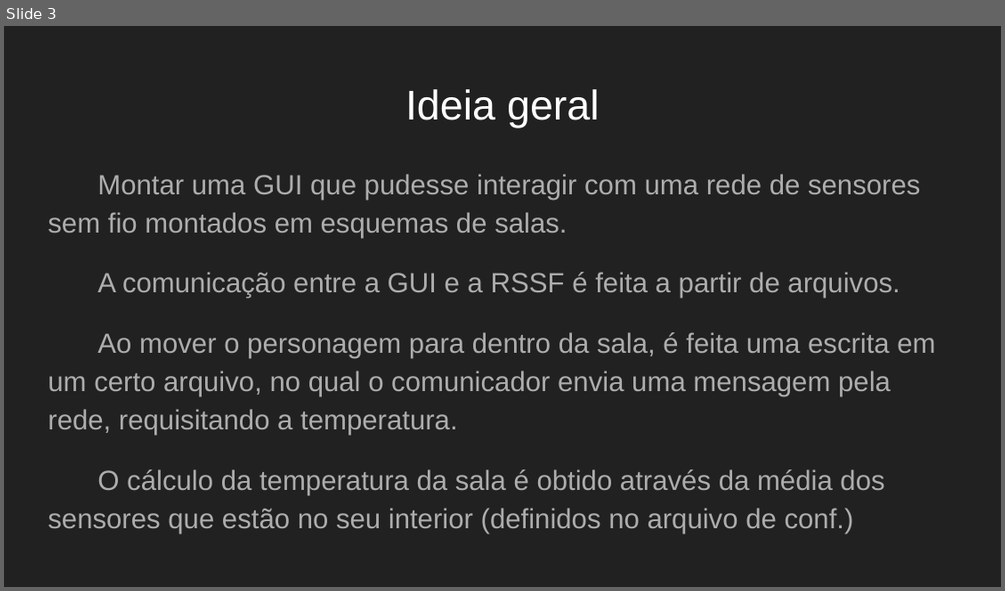
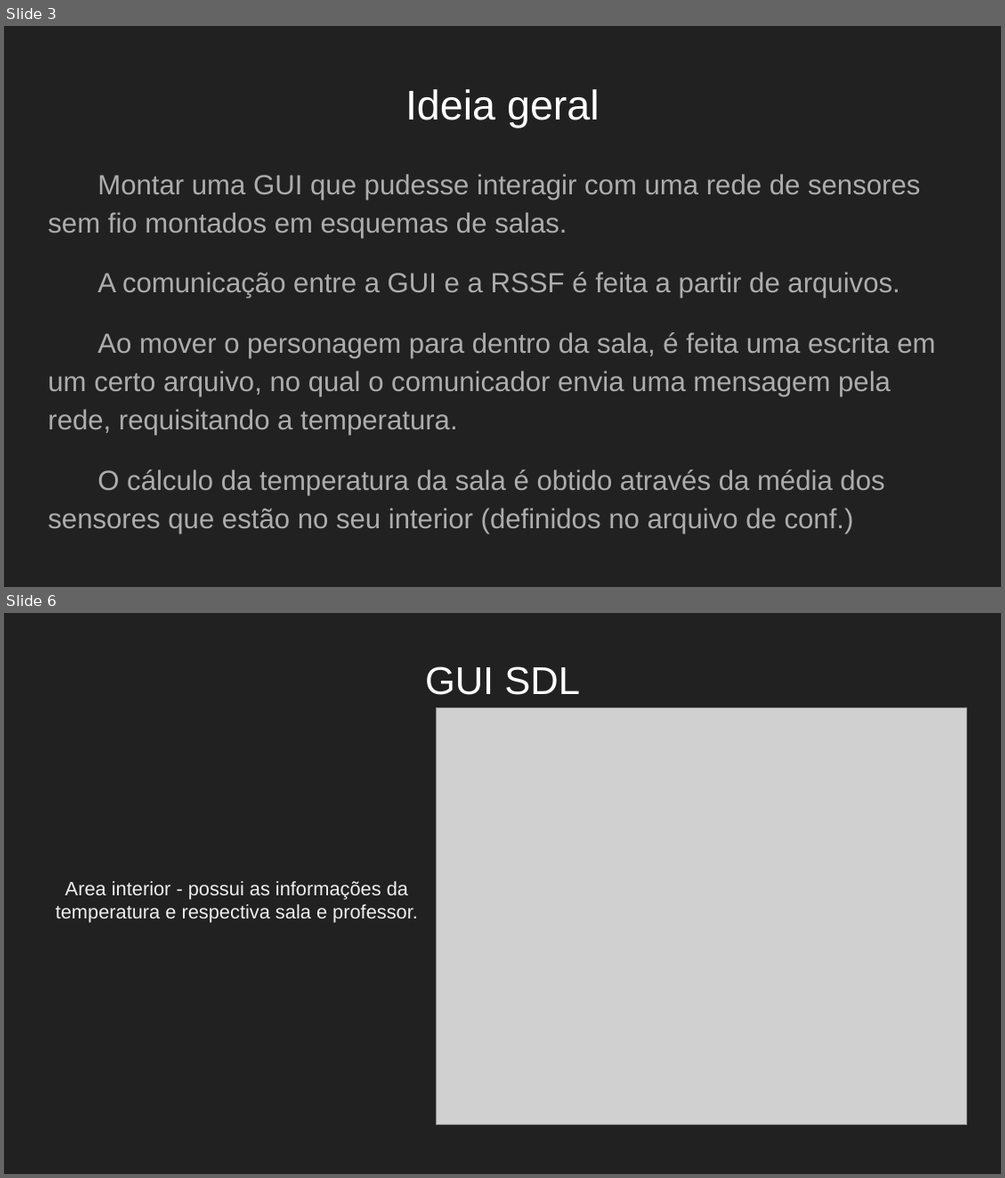
Before and after one commit to dusiromulo/projeto-final-reativos, a slide deck: Apresentação.pptx. Shown one above the other, each under a label of ours: slide 3 before the commit, slides 3 and 6 after it; the slides between them are not shown. The pictures are 1005x591 and 1005x1178 pixels, drawn with LibreOffice and Linux fonts; fonts in the diff are those of the drawing; grey boxes stand for pictures. Boxes give left, top, right and bottom in pixels: in the first picture for what was removed or moved away, otherwise in the second. Text is boxed around its words. In the diff, an @@ line names an element or a change of style, - is before the commit and + after.

```diff
--- a/Apresentação.pptx
+++ b/Apresentação.pptx
@@ slide 6 added at <box>4,613,1001,1174</box>, background #212121 @@
@@ title added at <box>425,666,580,695</box>, 28 pt, text #FFFFFF @@
+GUI SDL
@@ picture added at <box>436,707,967,1125</box> @@
@@ text added at <box>56,881,418,923</box>, 14 pt, text #EFEFEF @@
+Area interior - possui as informações da temperatura e respectiva sala e professor.
```
Also in this commit, not shown: 3 slides changed, 4 other slides added, 1 slide removed, 2 other files.
